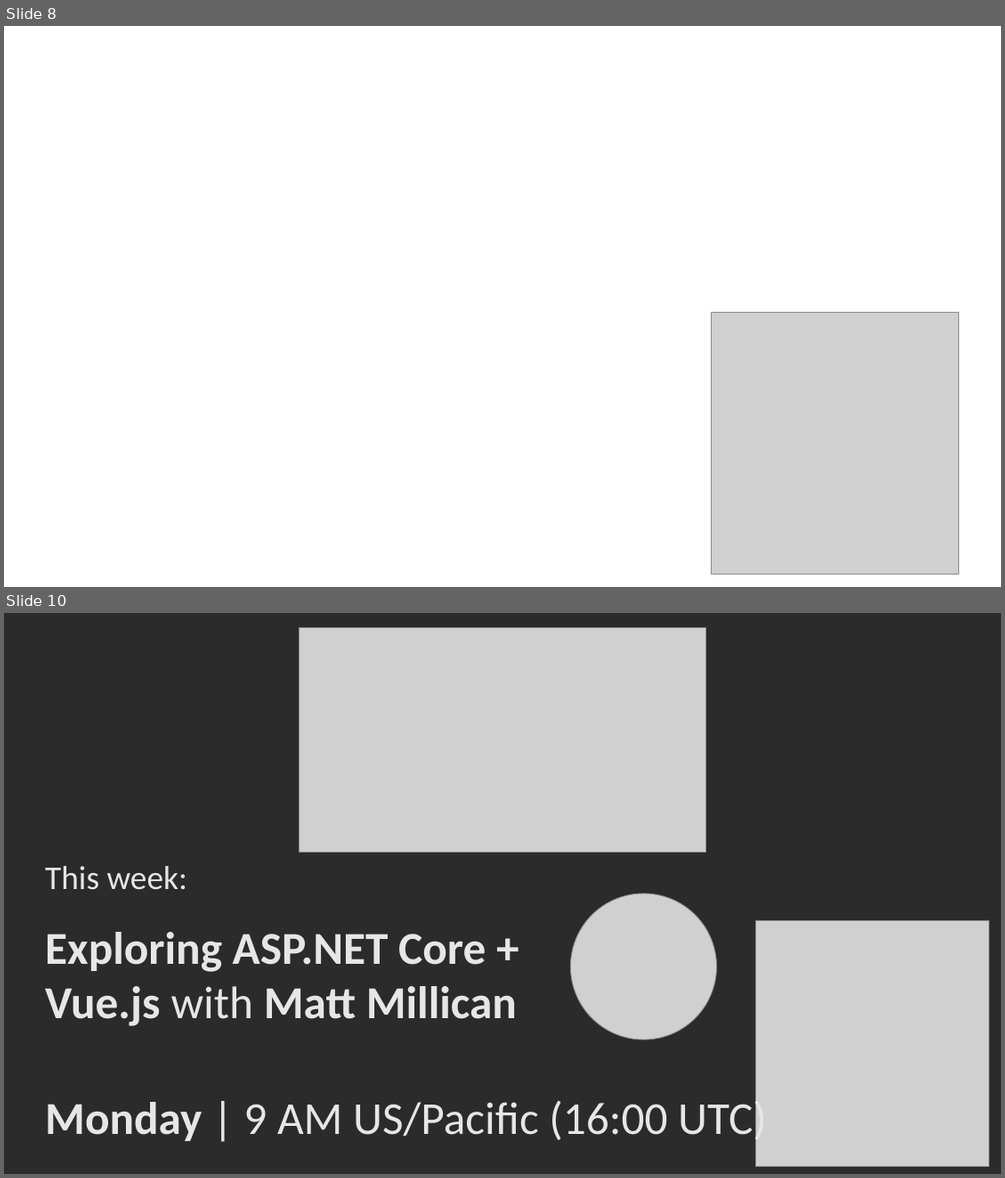
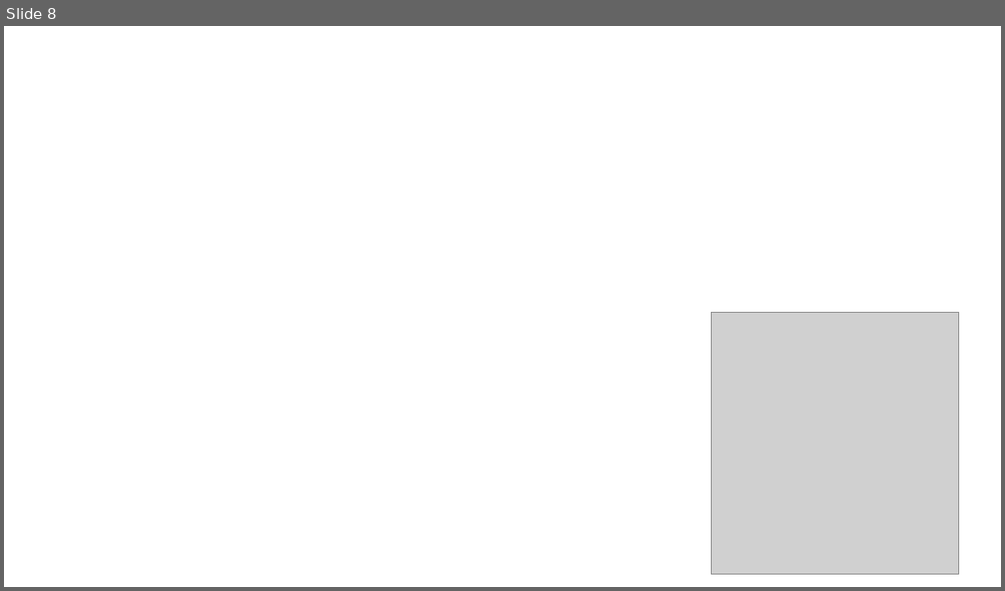
Before and after one commit to CamSoper/thedotnetdocs, a slide deck: media/bumpers/Bumpers.pptx. Shown one above the other, each under a label of ours: slides 8 and 10 before the commit, slide 8 after it; the slides between them are not shown. The pictures are 1005x1178 and 1005x591 pixels, drawn with LibreOffice and Linux fonts; fonts in the diff are those of the drawing; grey boxes stand for pictures; background and template pictures are left out; a plain dark background stands for a picture behind light text. Boxes give left, top, right and bottom in pixels: in the first picture for what was removed or moved away, otherwise in the second. Text is boxed around its words. In the diff, an @@ line names an element or a change of style, - is before the commit and + after.

```diff
--- a/media/bumpers/Bumpers.pptx
+++ b/media/bumpers/Bumpers.pptx
@@ slide 10 removed at (4,613,1001,1174), background picture (left out) @@
@@ picture removed at (299,628,706,852) @@
@@ text removed at (45,866,517,1026) @@
-This week:
-Exploring ASP.NET Core + Vue.js with Matt Millican
@@ picture removed at (571,893,717,1039) @@
@@ picture removed at (756,921,989,1167) @@
@@ text removed at (45,1095,767,1144) @@
-Monday | 9 AM US/Pacific (16:00 UTC)
```
Also in this commit, not shown: 2 slides changed, 3 other files.
